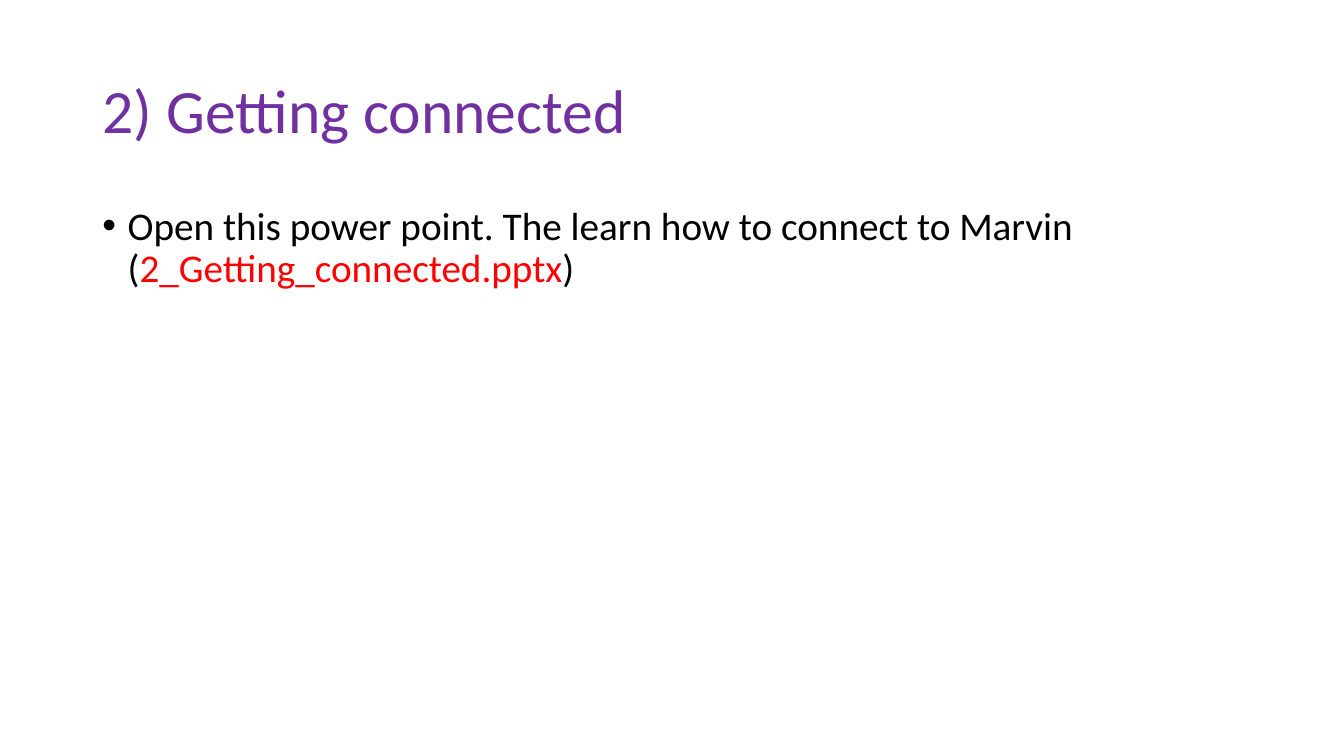
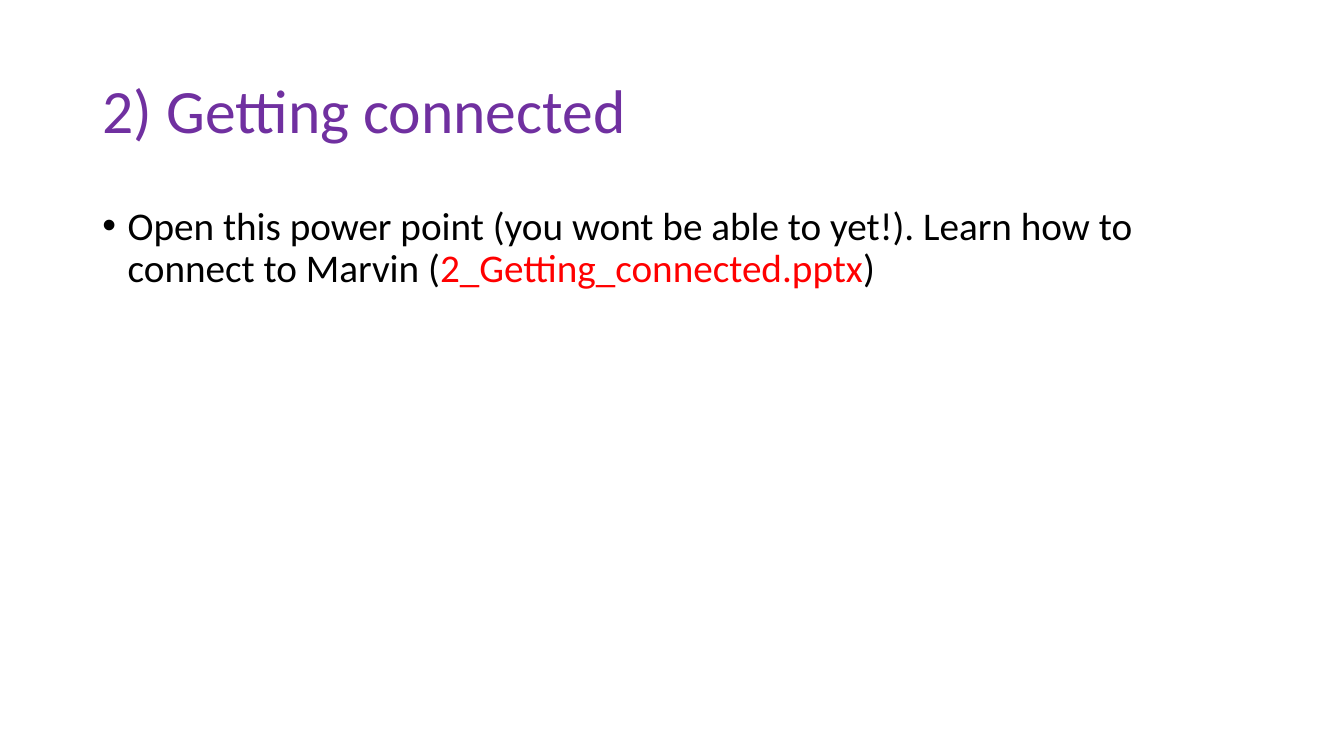
Before and after one commit to peterthorpe5/Sys_admin, a slide deck: slide 8 of cluster_course/powerpoint/Using_the_Cluster.pptx (slide 9 before the commit). Drawn at 1344x756 pixels with LibreOffice and Linux fonts; fonts in the diff are those of the drawing. Boxes give left, top, right and bottom in pixels: in the first picture for what was removed or moved away, otherwise in the second. Text is boxed around its words. In the diff, an @@ line names an element or a change of style, - is before the commit and + after.

```diff
--- a/cluster_course/powerpoint/Using_the_Cluster.pptx
+++ b/cluster_course/powerpoint/Using_the_Cluster.pptx
@@ text at (128, 211, 1132, 289): text changed @@
-• Open this power point. The learn how to connect to Marvin (2_Getting_connected.pptx)
+• Open this power point (you wont be able to yet!). Learn how to connect to Marvin (2_Getting_connected.pptx)
```
Also in this commit, not shown: 2 other slides changed, 1 slide added, 2 slides removed, 5 other files.
